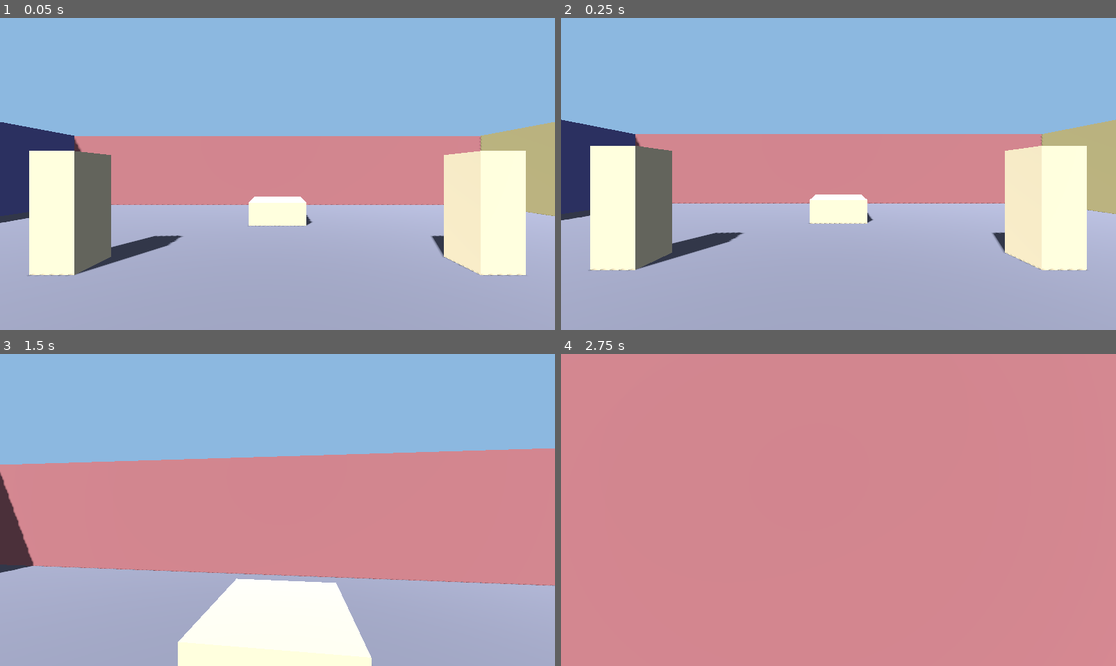
Above: before the commit, frames 1-4 (two rows, left to right).
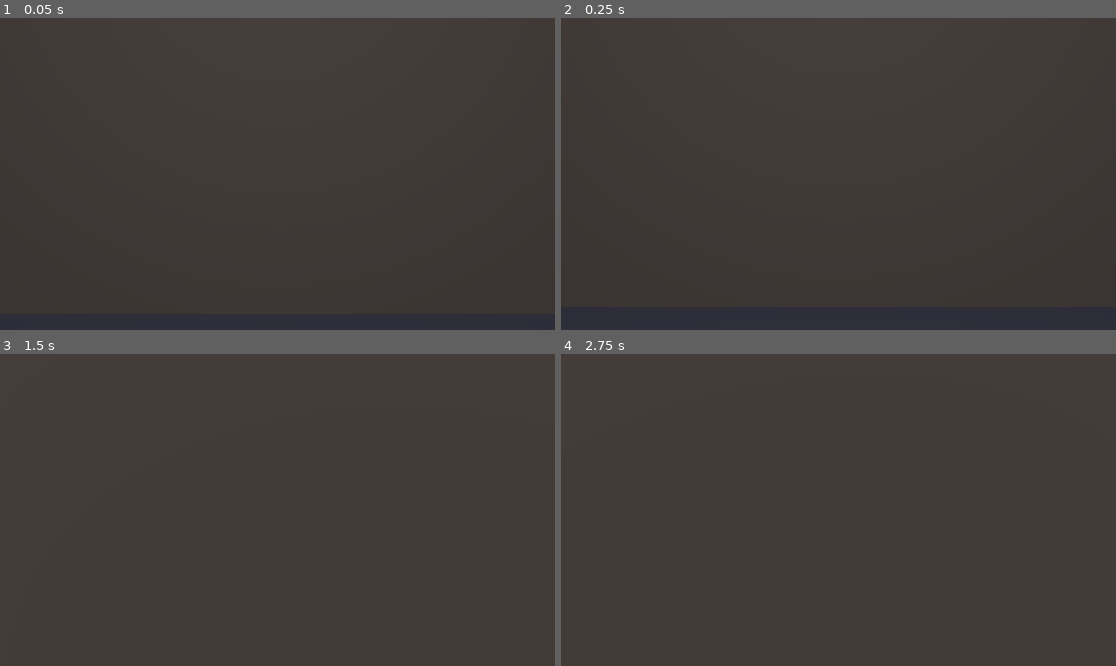
Above: after the commit, the same moments.

Repository: NickSanft/MallCross
Game: Godot game, scene res://scenes/Main.tscn
Same seed, same stepped clock (60 frames per second), same inputs: the game is played once before the commit and once after it.
Inputs (mouse positions are in pixels of both pictures, inside the frame that each line leads up to):
- Up to frame 1 (0.05 s): no input
- Up to frame 2 (0.25 s): no input
- Up to frame 3 (1.5 s): tap Enter at 0.5 s; move the mouse to (305, 510) at 0.52 s; hold W (move_forward) from 0.53 s (still down); tap Space (jump) at 0.6, 0.77, 1.07 s; click (305, 510) at 0.67 s; move the mouse to (249, 510) at 1.27 s; tap Shift (sprint) at 1.35 s
- Up to frame 4 (2.75 s): keep holding W (move_forward); tap Space (jump) at 1.52, 1.55, 1.82, 2.3 s; move the mouse to (849, 503) at 2.02 s; tap Alt at 2.1 s

The runs differ from the first frame. In frame 1, 99% of the frame differs, in the area x 0-100%, y 0-100%; in frame 2, 99%; in frame 3, 99%; in frame 4, 100%.

Commit message:
Phase 2: mall greybox (corridor + 6 store fronts + food court)
Programmatic mall: 8x40 m corridor with 6 colored store-front facades
(3 per side) leading to an 18 m food court with 3 tables labeled
MINI / MIDI / FULL. Player auto-spawns at the entrance facing in.

Added
- scripts/MallLayoutMath.gd: pure helpers — store_z_positions (centers
  N stores along corridor with edge-to-edge spacing), store_front_x,
  food_court_table_positions, player_spawn_position, is_inside_box.
- scripts/MallGreybox.gd + scenes/MallGreybox.tscn: builds mall
  geometry in _ready — floor, ceiling, corridor walls, entrance
  endcap, 6 store-front facades with Label3D store numbers, food
  court extension + back wall + side walls + shoulder walls, 3
  billboarded difficulty-labeled tables, 5 omni lights for indoor
  illumination, ambient WorldEnvironment.
- scenes/Main.tscn now instances MallGreybox instead of TestRoom.
- tests/test_mall_layout_math.gd: 21 GUT tests for all 5 helpers.

Removed
- scripts/TestRoom.gd, scripts/TestRoom.gd.uid, scenes/TestRoom.tscn
  (Phase 1 scaffolding, replacement noted in v0.1.0 CHANGELOG).

Pre-push checklist
- [x] godot --headless --import: clean
- [x] godot --headless --quit (parse-check): exit 0
- [x] godot --headless --quit-after 60 res://scenes/Main.tscn: exit 0
- [x] GUT: 41/41 tests passing across 3 scripts (55 asserts), exit 0
- [x] TestRoom files fully removed

Known limitations
- Navmesh deferred to its own sub-phase (originally planned for
  Phase 2) — narrow-scope rule. Will land before Phase 9 NPCs.
- Store fronts are solid facades; Phase 6 adds interiors.
- Lighting is utility-grade; Phase 8 art pass restyles for PS1/N64.

Co-Authored-By: Claude Opus 4.7 (1M context) <noreply@anthropic.com>

Diff:
--- a/project.godot
+++ b/project.godot
@@ -5,7 +5,6 @@
 ; Format:
 ;   [section] ; section goes between []
 ;   param=value ; assign values to parameters
-;   format=value ; an event-based syntax used for arrays of items
 
 config_version=5
 
@@ -19,9 +18,12 @@
 
 [debug]
 
-gdscript/warnings/exclude_addons=true
 gdscript/warnings/untyped_declaration=1
 gdscript/warnings/unsafe_method_access=1
+
+[dotnet]
+
+project/assembly_name="MallCross"
 
 [input]
 
@@ -60,7 +62,3 @@
 "events": [Object(InputEventKey,"resource_local_to_scene":false,"resource_name":"","device":-1,"window_id":0,"alt_press …(190 unchanged characters)…
 ]
 }
-
-[rendering]
-
-renderer/rendering_method="forward_plus"
--- a/scenes/Main.tscn
+++ b/scenes/Main.tscn
@@ -1,7 +1,7 @@
 [gd_scene load_steps=2 format=3 uid="uid://c0mallcrossmain0"]
 
-[ext_resource type="PackedScene" uid="uid://c0mallcrosstestrm" path="res://scenes/TestRoom.tscn" id="1_testroom"]
+[ext_resource type="PackedScene" uid="uid://c0mallcrossmallgb" path="res://scenes/MallGreybox.tscn" id="1_mallgb"]
 
 [node name="Main" type="Node3D"]
 
-[node name="TestRoom" parent="." instance=ExtResource("1_testroom")]
+[node name="MallGreybox" parent="." instance=ExtResource("1_mallgb")]
--- a/scenes/TestRoom.tscn
+++ b/scenes/MallGreybox.tscn
@@ -1,10 +1,10 @@
-[gd_scene load_steps=3 format=3 uid="uid://c0mallcrosstestrm"]
+[gd_scene load_steps=3 format=3 uid="uid://c0mallcrossmallgb"]
 
-[ext_resource type="Script" path="res://scripts/TestRoom.gd" id="1_testroom"]
+[ext_resource type="Script" path="res://scripts/MallGreybox.gd" id="1_mallgb"]
 [ext_resource type="PackedScene" uid="uid://c0mallcrossplayer" path="res://scenes/Player.tscn" id="2_player"]
 
-[node name="TestRoom" type="Node3D"]
-script = ExtResource("1_testroom")
+[node name="MallGreybox" type="Node3D"]
+script = ExtResource("1_mallgb")
 
 [node name="Player" parent="." instance=ExtResource("2_player")]
 transform = Transform3D(1, 0, 0, 0, 1, 0, 0, 0, 1, 0, 0.1, 0)
--- /dev/null
+++ b/scripts/MallGreybox.gd
@@ -0,0 +1,257 @@
+class_name MallGreybox
+extends Node3D
+
+# Phase 2 greybox: rectangular corridor with 6 store-front facades (3 per side)
+# leading into a food court with 3 tables (mini/midi/full crossword stations,
+# wired up in Phase 4). No store interiors (Phase 6). No navmesh (Phase 9).
+# Geometry built programmatically so layout constants stay editable as code.
+
+const CORRIDOR_WIDTH: float = 8.0
+const CORRIDOR_LENGTH: float = 40.0
+const WALL_HEIGHT: float = 5.0
+const WALL_THICKNESS: float = 0.4
+const FLOOR_THICKNESS: float = 0.4
+
+const STORE_COUNT_PER_SIDE: int = 3
+const STORE_WIDTH: float = 10.0
+const STORE_GAP: float = 1.5
+const STORE_FRONT_THICKNESS: float = 0.2
+const STORE_FRONT_HEIGHT: float = WALL_HEIGHT - 1.0  # leaves gap above for "header"
+
+const FOOD_COURT_WIDTH: float = 20.0
+const FOOD_COURT_DEPTH: float = 18.0
+const TABLE_COUNT: int = 3
+const TABLE_SPACING: float = 4.5
+const TABLE_TOP_HEIGHT: float = 0.78
+const TABLE_TOP_SIZE: Vector3 = Vector3(1.6, 0.08, 1.6)
+const TABLE_LEG_SIZE: Vector3 = Vector3(0.08, 0.78, 0.08)
+
+const PLAYER_SPAWN_Z_OFFSET: float = 3.0  # from entrance wall
+
+const FLOOR_COLOR: Color = Color(0.30, 0.30, 0.34)
+const CEILING_COLOR: Color = Color(0.78, 0.78, 0.74)
+const CORRIDOR_WALL_COLOR: Color = Color(0.52, 0.50, 0.46)
+const FOOD_COURT_WALL_COLOR: Color = Color(0.46, 0.42, 0.40)
+const ENTRANCE_WALL_COLOR: Color = Color(0.38, 0.34, 0.30)
+const TABLE_TOP_COLOR: Color = Color(0.55, 0.40, 0.30)
+const TABLE_LEG_COLOR: Color = Color(0.30, 0.22, 0.18)
+const FOOD_COURT_FLOOR_TINT: Color = Color(0.34, 0.34, 0.38)
+
+var _store_front_colors: Array[Color] = [
+	Color(0.70, 0.35, 0.30),
+	Color(0.35, 0.60, 0.40),
+	Color(0.30, 0.45, 0.70),
+	Color(0.75, 0.65, 0.30),
+	Color(0.62, 0.32, 0.68),
+	Color(0.30, 0.62, 0.62),
+]
+
+
+func _ready() -> void:
+	_build_environment()
+	_build_lighting()
+	_build_corridor_floor_and_ceiling()
+	_build_food_court_floor_and_ceiling()
+	_build_corridor_walls()
+	_build_corridor_endcap()
+	_build_store_fronts()
+	_build_food_court_walls()
+	_build_food_court_tables()
+	_position_player()
+
+
+func _build_environment() -> void:
+	var world_env: WorldEnvironment = WorldEnvironment.new()
+	world_env.name = "Env"
+	var env: Environment = Environment.new()
+	env.background_mode = Environment.BG_COLOR
+	env.background_color = Color(0.08, 0.08, 0.10)
+	env.ambient_light_source = Environment.AMBIENT_SOURCE_COLOR
+	env.ambient_light_color = Color(0.85, 0.85, 0.95)
+	env.ambient_light_energy = 0.35
+	world_env.environment = env
+	add_child(world_env)
+
+
+func _build_lighting() -> void:
+	# Indoor mall — overhead omni lights along corridor + food court.
+	var corridor_light_zs: Array[float] = [
+		-CORRIDOR_LENGTH * 0.35,
+		-CORRIDOR_LENGTH * 0.10,
+		CORRIDOR_LENGTH * 0.15,
+		CORRIDOR_LENGTH * 0.40,
+	]
+	for z in corridor_light_zs:
+		var light: OmniLight3D = OmniLight3D.new()
+		light.name = "CorridorLight"
+		light.position = Vector3(0.0, WALL_HEIGHT - 0.4, z)
+		light.light_energy = 1.4
+		light.omni_range = 14.0
+		add_child(light)
+
+	var fc_light: OmniLight3D = OmniLight3D.new()
+	fc_light.name = "FoodCourtLight"
+	fc_light.position = Vector3(0.0, WALL_HEIGHT - 0.4, CORRIDOR_LENGTH * 0.5 + FOOD_COURT_DEPTH * 0.5)
+	fc_light.light_energy = 1.8
+	fc_light.omni_range = 22.0
+	add_child(fc_light)
+
+
+func _build_corridor_floor_and_ceiling() -> void:
+	var floor_size: Vector3 = Vector3(CORRIDOR_WIDTH, FLOOR_THICKNESS, CORRIDOR_LENGTH)
+	var floor_pos: Vector3 = Vector3(0.0, -FLOOR_THICKNESS * 0.5, 0.0)
+	add_child(_make_box("CorridorFloor", floor_pos, floor_size, FLOOR_COLOR))
+
+	var ceiling_pos: Vector3 = Vector3(0.0, WALL_HEIGHT + FLOOR_THICKNESS * 0.5, 0.0)
+	add_child(_make_box("CorridorCeiling", ceiling_pos, floor_size, CEILING_COLOR))
+
+
+func _build_food_court_floor_and_ceiling() -> void:
+	var fc_z: float = CORRIDOR_LENGTH * 0.5 + FOOD_COURT_DEPTH * 0.5
+	var floor_size: Vector3 = Vector3(FOOD_COURT_WIDTH, FLOOR_THICKNESS, FOOD_COURT_DEPTH)
+
+	var floor_pos: Vector3 = Vector3(0.0, -FLOOR_THICKNESS * 0.5, fc_z)
+	add_child(_make_box("FoodCourtFloor", floor_pos, floor_size, FOOD_COURT_FLOOR_TINT))
+
+	var ceiling_pos: Vector3 = Vector3(0.0, WALL_HEIGHT + FLOOR_THICKNESS * 0.5, fc_z)
+	add_child(_make_box("FoodCourtCeiling", ceiling_pos, floor_size, CEILING_COLOR))
+
+
+func _build_corridor_walls() -> void:
+	# Continuous side walls; store-front facades sit just inside these.
+	var half: float = CORRIDOR_WIDTH * 0.5 + WALL_THICKNESS * 0.5
+	var size: Vector3 = Vector3(WALL_THICKNESS, WALL_HEIGHT, CORRIDOR_LENGTH)
+	add_child(_make_box("CorridorWallWest", Vector3(-half, WALL_HEIGHT * 0.5, 0.0), size, CORRIDOR_WALL_COLOR))
+	add_child(_make_box("CorridorWallEast", Vector3(half, WALL_HEIGHT * 0.5, 0.0), size, CORRIDOR_WALL_COLOR))
+
+
+func _build_corridor_endcap() -> void:
+	# Entrance wall at the -Z end (closed for now).
+	var entrance_pos: Vector3 = Vector3(0.0, WALL_HEIGHT * 0.5, -CORRIDOR_LENGTH * 0.5 + WALL_THICKNESS * 0.5)
+	var entrance_size: Vector3 = Vector3(CORRIDOR_WIDTH, WALL_HEIGHT, WALL_THICKNESS)
+	add_child(_make_box("EntranceWall", entrance_pos, entrance_size, ENTRANCE_WALL_COLOR))
+
+
+func _build_store_fronts() -> void:
+	var z_positions: Array[float] = MallLayoutMath.store_z_positions(STORE_COUNT_PER_SIDE, STORE_WIDTH, STORE_GAP)
+	var sides: Array[int] = [-1, 1]
+	var label_index: int = 0
+	for side in sides:
+		var x: float = MallLayoutMath.store_front_x(side, CORRIDOR_WIDTH, STORE_FRONT_THICKNESS)
+		for i in range(z_positions.size()):
+			var color: Color = _store_front_colors[label_index % _store_front_colors.size()]
+			var size: Vector3 = Vector3(STORE_FRONT_THICKNESS, STORE_FRONT_HEIGHT, STORE_WIDTH)
+			var pos: Vector3 = Vector3(x, STORE_FRONT_HEIGHT * 0.5, z_positions[i])
+			add_child(_make_box("StoreFront_" + str(label_index + 1), pos, size, color))
+			_add_store_label(pos, side, str(label_index + 1))
+			label_index += 1
+
+
+func _add_store_label(facade_pos: Vector3, side: int, store_number: String) -> void:
+	var label: Label3D = Label3D.new()
+	label.text = "STORE " + store_number
+	label.font_size = 200
+	label.modulate = Color.WHITE
+	label.outline_size = 10
+	label.outline_modulate = Color.BLACK
+	# Sit the label slightly in front of the facade, facing the corridor.
+	label.position = facade_pos + Vector3(-float(side) * (STORE_FRONT_THICKNESS * 0.5 + 0.02), STORE_FRONT_HEIGHT * 0.25, 0.0)
+	label.rotation_degrees = Vector3(0.0, -90.0 * float(side), 0.0)
+	label.pixel_size = 0.005
+	add_child(label)
+
+
+func _build_food_court_walls() -> void:
+	var fc_z_center: float = CORRIDOR_LENGTH * 0.5 + FOOD_COURT_DEPTH * 0.5
+	var fc_z_back: float = CORRIDOR_LENGTH * 0.5 + FOOD_COURT_DEPTH
+
+	var back_size: Vector3 = Vector3(FOOD_COURT_WIDTH + WALL_THICKNESS * 2.0, WALL_HEIGHT, WALL_THICKNESS)
+	add_child(_make_box("FoodCourtBackWall", Vector3(0.0, WALL_HEIGHT * 0.5, fc_z_back + WALL_THICKNESS * 0.5), back_size, FOOD_COURT_WALL_COLOR))
+
+	var side_size: Vector3 = Vector3(WALL_THICKNESS, WALL_HEIGHT, FOOD_COURT_DEPTH)
+	add_child(_make_box("FoodCourtWallWest", Vector3(-FOOD_COURT_WIDTH * 0.5 - WALL_THICKNESS * 0.5, WALL_HEIGHT * 0.5, fc_z_center), side_size, FOOD_COURT_WALL_COLOR))
+	add_child(_make_box("FoodCourtWallEast", Vector3(FOOD_COURT_WIDTH * 0.5 + WALL_THICKNESS * 0.5, WALL_HEIGHT * 0.5, fc_z_center), side_size, FOOD_COURT_WALL_COLOR))
+
+	# Front shoulders connecting the wider food court to the narrower corridor.
+	var shoulder_width: float = (FOOD_COURT_WIDTH - CORRIDOR_WIDTH) * 0.5
+	var shoulder_size: Vector3 = Vector3(shoulder_width, WALL_HEIGHT, WALL_THICKNESS)
+	var shoulder_z: float = CORRIDOR_LENGTH * 0.5 + WALL_THICKNESS * 0.5
+	add_child(_make_box("FoodCourtShoulderWest", Vector3(-CORRIDOR_WIDTH * 0.5 - shoulder_width * 0.5, WALL_HEIGHT * 0.5, shoulder_z), shoulder_size, FOOD_COURT_WALL_COLOR))
+	add_child(_make_box("FoodCourtShoulderEast", Vector3(CORRIDOR_WIDTH * 0.5 + shoulder_width * 0.5, WALL_HEIGHT * 0.5, shoulder_z), shoulder_size, FOOD_COURT_WALL_COLOR))
+
+
+func _build_food_court_tables() -> void:
+	var fc_z_center: float = CORRIDOR_LENGTH * 0.5 + FOOD_COURT_DEPTH * 0.5
+	# Tables sit toward the back half of the food court, leaving open space
+	# near the corridor mouth for foot traffic.
+	var table_row_center: Vector3 = Vector3(0.0, 0.0, fc_z_center + 2.0)
+	var positions: Array[Vector3] = MallLayoutMath.food_court_table_positions(TABLE_COUNT, TABLE_SPACING, table_row_center)
+	var difficulty_labels: Array[String] = ["MINI", "MIDI", "FULL"]
+	for i in range(positions.size()):
+		_build_table("Table_" + difficulty_labels[i], positions[i], difficulty_labels[i])
+
+
+func _build_table(table_name: String, table_position: Vector3, label_text: String) -> void:
+	var table_root: Node3D = Node3D.new()
+	table_root.name = table_name
+	table_root.position = table_position
+	add_child(table_root)
+
+	var top_pos: Vector3 = Vector3(0.0, TABLE_TOP_HEIGHT, 0.0)
+	table_root.add_child(_make_box("Top", top_pos, TABLE_TOP_SIZE, TABLE_TOP_COLOR))
+
+	var leg_x: float = TABLE_TOP_SIZE.x * 0.5 - 0.12
+	var leg_z: float = TABLE_TOP_SIZE.z * 0.5 - 0.12
+	var leg_y: float = TABLE_LEG_SIZE.y * 0.5
+	var leg_corners: Array[Vector3] = [
+		Vector3(leg_x, leg_y, leg_z),
+		Vector3(-leg_x, leg_y, leg_z),
+		Vector3(leg_x, leg_y, -leg_z),
+		Vector3(-leg_x, leg_y, -leg_z),
+	]
+	for i in range(leg_corners.size()):
+		table_root.add_child(_make_box("Leg_" + str(i), leg_corners[i], TABLE_LEG_SIZE, TABLE_LEG_COLOR))
+
+	var hover_label: Label3D = Label3D.new()
+	hover_label.text = label_text
+	hover_label.font_size = 160
+	hover_label.modulate = Color(1.0, 0.95, 0.55)
+	hover_label.outline_size = 8
+	hover_label.outline_modulate = Color.BLACK
+	hover_label.position = Vector3(0.0, TABLE_TOP_HEIGHT + 0.9, 0.0)
+	hover_label.pixel_size = 0.005
+	hover_label.billboard = BaseMaterial3D.BILLBOARD_ENABLED
+	table_root.add_child(hover_label)
+
+
+func _position_player() -> void:
+	var player_node: Node = get_node_or_null("Player")
+	if player_node == null or not player_node is Node3D:
+		return
+	var player_3d: Node3D = player_node
+	player_3d.position = MallLayoutMath.player_spawn_position(CORRIDOR_LENGTH, PLAYER_SPAWN_Z_OFFSET, 0.1)
+	# Face into the mall (positive Z).
+	player_3d.rotation = Vector3.ZERO
+
+
+func _make_box(box_name: String, box_position: Vector3, box_size: Vector3, color: Color) -> StaticBody3D:
+	var body: StaticBody3D = StaticBody3D.new()
+	body.name = box_name
+	body.position = box_position
+
+	var shape: CollisionShape3D = CollisionShape3D.new()
+	var collision: BoxShape3D = BoxShape3D.new()
+	collision.size = box_size
+	shape.shape = collision
+	body.add_child(shape)
+
+	var mesh: MeshInstance3D = MeshInstance3D.new()
+	var box_mesh: BoxMesh = BoxMesh.new()
+	box_mesh.size = box_size
+	mesh.mesh = box_mesh
+	var material: StandardMaterial3D = StandardMaterial3D.new()
+	material.albedo_color = color
+	mesh.set_surface_override_material(0, material)
+	body.add_child(mesh)
+
+	return body
--- /dev/null
+++ b/scripts/MallLayoutMath.gd
@@ -0,0 +1,66 @@
+class_name MallLayoutMath
+extends RefCounted
+
+# Pure helpers for placing mall geometry. No node refs — fully GUT-testable
+# without instantiating a scene.
+
+
+static func store_z_positions(
+	store_count: int,
+	store_width: float,
+	store_gap: float
+) -> Array[float]:
+	# Returns the Z-axis center of each store, with the run of stores centered
+	# at Z=0. Stores spaced edge-to-edge with `store_gap` between them.
+	var positions: Array[float] = []
+	if store_count <= 0:
+		return positions
+	var total_extent: float = store_count * store_width + max(store_count - 1, 0) * store_gap
+	var first_center: float = -total_extent * 0.5 + store_width * 0.5
+	for i in range(store_count):
+		positions.append(first_center + i * (store_width + store_gap))
+	return positions
+
+
+static func store_front_x(
+	side: int,
+	corridor_width: float,
+	store_front_thickness: float
+) -> float:
+	# Side: -1 for west, +1 for east. Store front sits flush against the inside
+	# of the corridor wall, half its thickness toward the corridor center.
+	return float(side) * (corridor_width * 0.5 - store_front_thickness * 0.5)
+
+
+static func food_court_table_positions(
+	count: int,
+	spacing: float,
+	center: Vector3
+) -> Array[Vector3]:
+	var positions: Array[Vector3] = []
+	if count <= 0:
+		return positions
+	var start_offset: float = -float(count - 1) * spacing * 0.5
+	for i in range(count):
+		positions.append(center + Vector3(start_offset + i * spacing, 0.0, 0.0))
+	return positions
+
+
+static func player_spawn_position(
+	corridor_length: float,
+	z_offset_from_entrance: float,
+	eye_height: float = 0.1
+) -> Vector3:
+	# Entrance is at -Z half, food court at +Z half. Player spawns just
+	# inside the entrance, facing into the corridor.
+	return Vector3(0.0, eye_height, -corridor_length * 0.5 + z_offset_from_entrance)
+
+
+static func is_inside_box(
+	point: Vector3,
+	center: Vector3,
+	size: Vector3
+) -> bool:
+	var half: Vector3 = size * 0.5
+	var rel: Vector3 = (point - center).abs()
+	return rel.x <= half.x and rel.y <= half.y and rel.z <= half.z
--- a/scripts/TestRoom.gd
+++ /dev/null
@@ -1,109 +0,0 @@
-class_name TestRoom
-extends Node3D
-
-# Phase 1 test room: programmatic greybox so we can iterate on lighting and
-# colors without editor scene fiddling. Phase 2 replaces this with the actual
-# mall greybox.
-
-const ROOM_SIZE: float = 24.0
-const WALL_HEIGHT: float = 4.0
-const WALL_THICKNESS: float = 0.5
-
-const FLOOR_COLOR: Color = Color(0.45, 0.45, 0.50)
-const WALL_COLOR_NORTH: Color = Color(0.65, 0.40, 0.40)
-const WALL_COLOR_SOUTH: Color = Color(0.40, 0.65, 0.40)
-const WALL_COLOR_WEST: Color = Color(0.40, 0.40, 0.65)
-const WALL_COLOR_EAST: Color = Color(0.65, 0.60, 0.40)
-
-
-func _ready() -> void:
-	_build_environment()
-	_build_lighting()
-	_build_floor()
-	_build_walls()
-	_build_landmarks()
-
-
-func _build_environment() -> void:
-	var world_env: WorldEnvironment = WorldEnvironment.new()
-	world_env.name = "Env"
-	var environment: Environment = Environment.new()
-	environment.background_mode = Environment.BG_COLOR
-	environment.background_color = Color(0.55, 0.72, 0.88)
-	environment.ambient_light_source = Environment.AMBIENT_SOURCE_COLOR
-	environment.ambient_light_color = Color(0.75, 0.82, 0.95)
-	environment.ambient_light_energy = 0.35
-	world_env.environment = environment
-	add_child(world_env)
-
-
-func _build_lighting() -> void:
-	var sun: DirectionalLight3D = DirectionalLight3D.new()
-	sun.name = "Sun"
-	sun.rotation_degrees = Vector3(-50.0, -30.0, 0.0)
-	sun.light_energy = 1.1
-	sun.shadow_enabled = true
-	add_child(sun)
-
-
-func _build_floor() -> void:
-	var size: Vector3 = Vector3(ROOM_SIZE, WALL_THICKNESS, ROOM_SIZE)
-	var position: Vector3 = Vector3(0.0, -WALL_THICKNESS * 0.5, 0.0)
-	add_child(_make_box("Floor", position, size, FLOOR_COLOR))
-
-
-func _build_walls() -> void:
-	var half: float = ROOM_SIZE * 0.5
-	var y: float = WALL_HEIGHT * 0.5
-	var ns_size: Vector3 = Vector3(ROOM_SIZE, WALL_HEIGHT, WALL_THICKNESS)
-	var ew_size: Vector3 = Vector3(WALL_THICKNESS, WALL_HEIGHT, ROOM_SIZE)
-	add_child(_make_box("WallNorth", Vector3(0.0, y, -half), ns_size, WALL_COLOR_NORTH))
-	add_child(_make_box("WallSouth", Vector3(0.0, y, half), ns_size, WALL_COLOR_SOUTH))
-	add_child(_make_box("WallWest", Vector3(-half, y, 0.0), ew_size, WALL_COLOR_WEST))
-	add_child(_make_box("WallEast", Vector3(half, y, 0.0), ew_size, WALL_COLOR_EAST))
-
-
-func _build_landmarks() -> void:
-	# A few obstacles so the player can verify movement, jumping, and head-bob
-	# feel right. Loose pillar arrangement.
-	var pillar_color: Color = Color(0.85, 0.78, 0.62)
-	var pillar_size: Vector3 = Vector3(0.8, 2.2, 0.8)
-	var offsets: Array[Vector3] = [
-		Vector3(4.0, 1.1, -4.0),
-		Vector3(-4.0, 1.1, -4.0),
-		Vector3(4.0, 1.1, 4.0),
-		Vector3(-4.0, 1.1, 4.0),
-		Vector3(0.0, 0.4, -8.0),  # short stepping block (for jump testing)
-	]
-	var sizes: Array[Vector3] = [
-		pillar_size,
-		pillar_size,
-		pillar_size,
-		pillar_size,
-		Vector3(2.0, 0.8, 2.0),
-	]
-	for i in range(offsets.size()):
-		add_child(_make_box("Landmark" + str(i), offsets[i], sizes[i], pillar_color))
-
-
-func _make_box(box_name: String, box_position: Vector3, box_size: Vector3, color: Color) -> StaticBody3D:
-	var body: StaticBody3D = StaticBody3D.new()
-	body.name = box_name
-	body.position = box_position
-
-	var shape: CollisionShape3D = CollisionShape3D.new()
-	var collision: BoxShape3D = BoxShape3D.new()
-	collision.size = box_size
-	shape.shape = collision
-	body.add_child(shape)
-
-	var mesh: MeshInstance3D = MeshInstance3D.new()
-	var box_mesh: BoxMesh = BoxMesh.new()
-	box_mesh.size = box_size
-	mesh.mesh = box_mesh
-	var material: StandardMaterial3D = StandardMaterial3D.new()
-	material.albedo_color = color
-	mesh.set_surface_override_material(0, material)
-	body.add_child(mesh)
-
-	return body
--- /dev/null
+++ b/tests/test_mall_layout_math.gd
@@ -0,0 +1,122 @@
+extends "res://addons/gut/test.gd"
+
+
+func test_store_z_positions_empty_when_zero_count() -> void:
+	var positions: Array[float] = MallLayoutMath.store_z_positions(0, 10.0, 1.0)
+	assert_eq(positions.size(), 0)
+
+
+func test_store_z_positions_single_store_centered_at_zero() -> void:
+	var positions: Array[float] = MallLayoutMath.store_z_positions(1, 10.0, 1.0)
+	assert_eq(positions.size(), 1)
+	assert_almost_eq(positions[0], 0.0, 0.0001)
+
+
+func test_store_z_positions_three_stores_centered_around_zero() -> void:
+	var positions: Array[float] = MallLayoutMath.store_z_positions(3, 10.0, 1.0)
+	assert_eq(positions.size(), 3)
+	# Middle store should be at 0; outer stores symmetric around it
+	assert_almost_eq(positions[1], 0.0, 0.0001)
+	assert_almost_eq(positions[0], -11.0, 0.0001)
+	assert_almost_eq(positions[2], 11.0, 0.0001)
+
+
+func test_store_z_positions_spacing_is_store_width_plus_gap() -> void:
+	var positions: Array[float] = MallLayoutMath.store_z_positions(3, 10.0, 1.5)
+	var step: float = positions[1] - positions[0]
+	assert_almost_eq(step, 11.5, 0.0001)
+
+
+func test_store_z_positions_two_stores_uses_gap_of_one_segment() -> void:
+	var positions: Array[float] = MallLayoutMath.store_z_positions(2, 10.0, 2.0)
+	# Total extent = 2*10 + 1*2 = 22; centers at -6, +6
+	assert_almost_eq(positions[0], -6.0, 0.0001)
+	assert_almost_eq(positions[1], 6.0, 0.0001)
+
+
+func test_store_front_x_west_is_negative() -> void:
+	var x: float = MallLayoutMath.store_front_x(-1, 8.0, 0.2)
+	assert_lt(x, 0.0)
+
+
+func test_store_front_x_east_is_positive() -> void:
+	var x: float = MallLayoutMath.store_front_x(1, 8.0, 0.2)
+	assert_gt(x, 0.0)
+
+
+func test_store_front_x_is_symmetric_around_zero() -> void:
+	var west: float = MallLayoutMath.store_front_x(-1, 8.0, 0.2)
+	var east: float = MallLayoutMath.store_front_x(1, 8.0, 0.2)
+	assert_almost_eq(west, -east, 0.0001)
+
+
+func test_store_front_x_inside_corridor_half_width() -> void:
+	# Front sits flush against inside of wall, so its center is inside the
+	# half-width by half its thickness.
+	var x: float = MallLayoutMath.store_front_x(1, 8.0, 0.2)
+	assert_almost_eq(x, 3.9, 0.0001)
+
+
+func test_food_court_table_positions_returns_count_entries() -> void:
+	var positions: Array[Vector3] = MallLayoutMath.food_court_table_positions(3, 4.0, Vector3.ZERO)
+	assert_eq(positions.size(), 3)
+
+
+func test_food_court_table_positions_centered_around_center() -> void:
+	var positions: Array[Vector3] = MallLayoutMath.food_court_table_positions(3, 4.0, Vector3(0.0, 0.0, 10.0))
+	assert_almost_eq(positions[1].x, 0.0, 0.0001)
+	assert_almost_eq(positions[1].z, 10.0, 0.0001)
+
+
+func test_food_court_table_positions_spacing_uniform() -> void:
+	var positions: Array[Vector3] = MallLayoutMath.food_court_table_positions(3, 4.0, Vector3.ZERO)
+	var d01: float = positions[1].x - positions[0].x
+	var d12: float = positions[2].x - positions[1].x
+	assert_almost_eq(d01, 4.0, 0.0001)
+	assert_almost_eq(d12, 4.0, 0.0001)
+
+
+func test_food_court_table_positions_zero_count_empty() -> void:
+	var positions: Array[Vector3] = MallLayoutMath.food_court_table_positions(0, 4.0, Vector3.ZERO)
+	assert_eq(positions.size(), 0)
+
+
+func test_food_court_table_positions_single_at_center() -> void:
+	var positions: Array[Vector3] = MallLayoutMath.food_court_table_positions(1, 4.0, Vector3(2.0, 0.0, 5.0))
+	assert_eq(positions.size(), 1)
+	assert_almost_eq(positions[0].x, 2.0, 0.0001)
+	assert_almost_eq(positions[0].z, 5.0, 0.0001)
+
+
+func test_player_spawn_at_entrance_end() -> void:
+	# Entrance is at -Z half of corridor; spawn should be just inside it.
+	var spawn: Vector3 = MallLayoutMath.player_spawn_position(40.0, 3.0, 0.1)
+	assert_almost_eq(spawn.z, -17.0, 0.0001)
+	assert_almost_eq(spawn.x, 0.0, 0.0001)
+	assert_almost_eq(spawn.y, 0.1, 0.0001)
+
+
+func test_player_spawn_eye_height_default() -> void:
+	var spawn: Vector3 = MallLayoutMath.player_spawn_position(40.0, 3.0)
+	assert_almost_eq(spawn.y, 0.1, 0.0001)
+
+
+func test_is_inside_box_interior_point() -> void:
+	assert_true(MallLayoutMath.is_inside_box(Vector3.ZERO, Vector3.ZERO, Vector3(2.0, 2.0, 2.0)))
+
+
+func test_is_inside_box_on_face_inclusive() -> void:
+	# Exactly on the +X face — counts as inside (half-open vs closed: closed).
+	assert_true(MallLayoutMath.is_inside_box(Vector3(1.0, 0.0, 0.0), Vector3.ZERO, Vector3(2.0, 2.0, 2.0)))
+
+
+func test_is_inside_box_just_outside_x() -> void:
+	assert_false(MallLayoutMath.is_inside_box(Vector3(1.5, 0.0, 0.0), Vector3.ZERO, Vector3(2.0, 2.0, 2.0)))
+
+
+func test_is_inside_box_outside_y() -> void:
+	assert_false(MallLayoutMath.is_inside_box(Vector3(0.0, 5.0, 0.0), Vector3.ZERO, Vector3(2.0, 2.0, 2.0)))
+
+
+func test_is_inside_box_offset_center() -> void:
+	assert_true(MallLayoutMath.is_inside_box(Vector3(10.0, 0.0, 10.0), Vector3(10.0, 0.0, 10.0), Vector3(2.0, 2.0, 2.0)))
Not shown, added: scripts/MallGreybox.gd.uid
Not shown, added: scripts/MallLayoutMath.gd.uid
Not shown, removed: scripts/TestRoom.gd.uid
Not shown, added: tests/test_mall_layout_math.gd.uid
Not shown, changed: CHANGELOG.md
